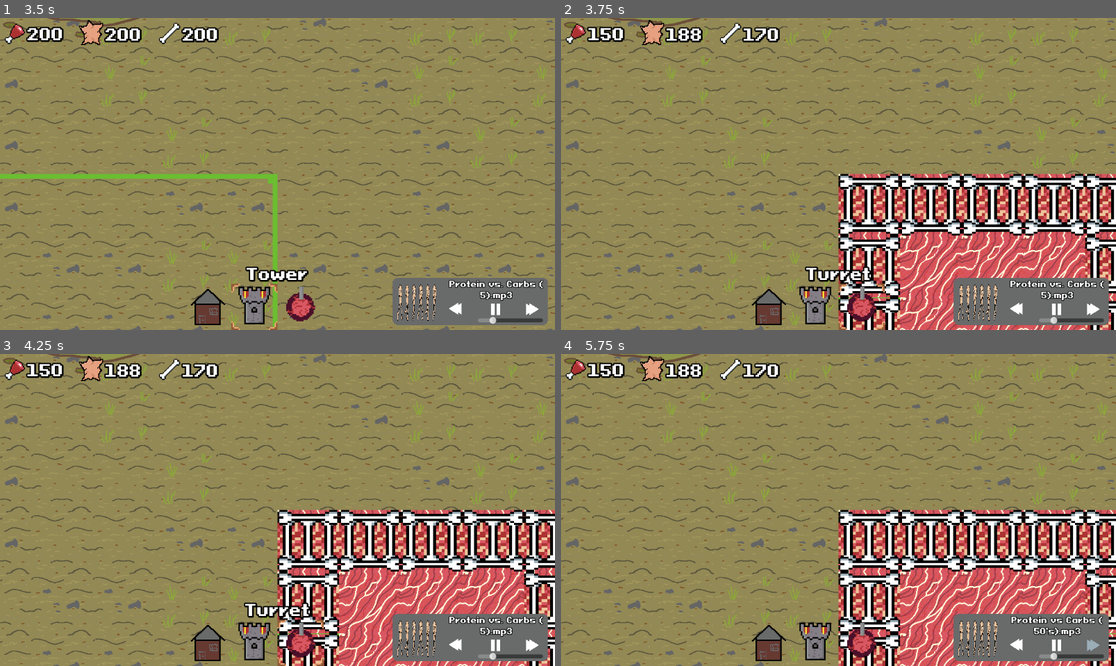
Above: before the commit, frames 1-4 (two rows, left to right).
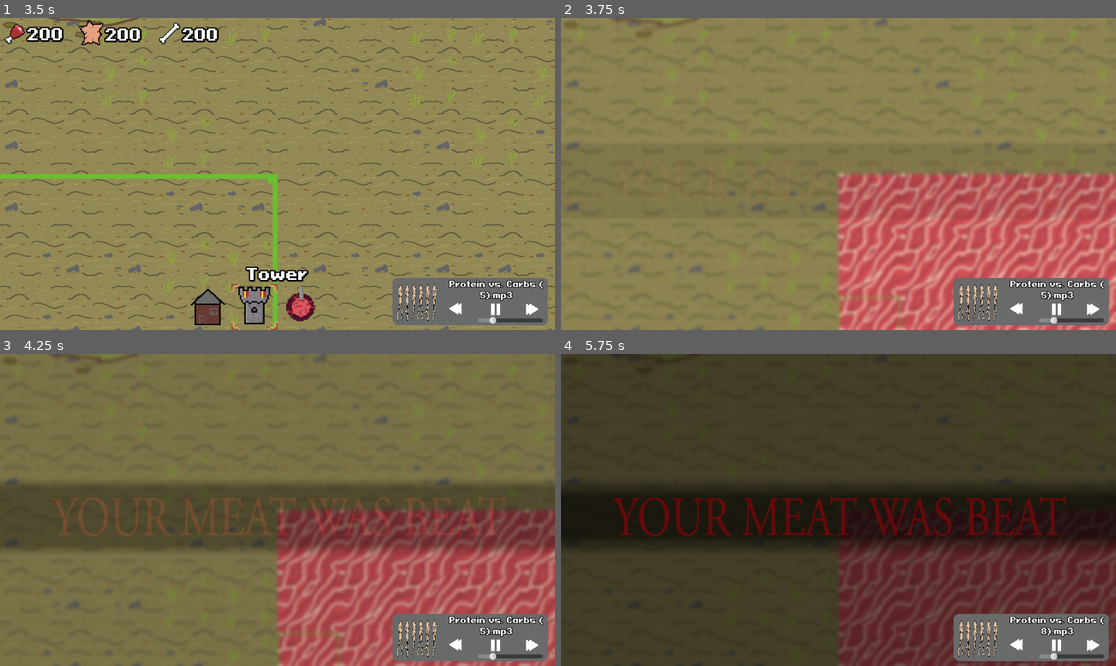
Above: after the commit, the same moments.

Repository: PhilipSBeck/Ludum-Dare-56
Game: Godot game, scene res://Levels/TitleScreen.tscn
Same seed, same stepped clock (60 frames per second), same inputs: the game is played once before the commit and once after it. Sound files missing from this copy of the repository are replaced by a short silence.
Inputs (mouse positions are in pixels of both pictures, inside the frame that each line leads up to):
- Up to frame 1 (3.5 s): click "Start" at 0.5 s; click (532, 308) at 1.25 s; click (532, 308) at 2 s; click (255, 308) at 2.75 s
- Up to frame 2 (3.75 s): click (860, 308) at 3.5 s
- Up to frame 3 (4.25 s): no input
- Up to frame 4 (5.75 s): click (1093, 644) at 4.25 s; click (1093, 644) at 5 s

Frame 1 is identical in both runs. In frame 2, 25% of the frame differs, in the area x 0-100%, y 0-100%; in frame 3, 80%; in frame 4, 96%.

Commit message:
New enemy. loading screen auto changes after 10 secs

Diff:
--- a/Art/Units/Enemies/EnemySpriteFrames.tres
+++ b/Art/Units/Enemies/EnemySpriteFrames.tres
@@ -1,7 +1,8 @@
-[gd_resource type="SpriteFrames" load_steps=7 format=3 uid="uid://brxkv2pvc2qhu"]
+[gd_resource type="SpriteFrames" load_steps=10 format=3 uid="uid://brxkv2pvc2qhu"]
 
 [ext_resource type="Texture2D" uid="uid://c4okcpbsryxyl" path="res://Art/Units/Enemies/Enemy1SpriteSheet-Sheet.png" id="1_qgeih"]
 [ext_resource type="Texture2D" uid="uid://vf82l3i27d3u" path="res://Art/Units/Enemies/Enemy2-Sheet.png" id="2_lev0v"]
+[ext_resource type="Texture2D" uid="uid://dmcw2lmof3hq1" path="res://Art/Units/Enemies/Enemy3-Sheet.png" id="3_13yhq"]
 
 [sub_resource type="AtlasTexture" id="AtlasTexture_krk1y"]
 atlas = ExtResource("1_qgeih")
@@ -17,6 +18,14 @@
 
 [sub_resource type="AtlasTexture" id="AtlasTexture_4hxhy"]
 atlas = ExtResource("2_lev0v")
+region = Rect2(128, 0, 128, 128)
+
+[sub_resource type="AtlasTexture" id="AtlasTexture_cgh0a"]
+atlas = ExtResource("3_13yhq")
+region = Rect2(0, 0, 128, 128)
+
+[sub_resource type="AtlasTexture" id="AtlasTexture_ubuc7"]
+atlas = ExtResource("3_13yhq")
 region = Rect2(128, 0, 128, 128)
 
 [resource]
@@ -42,4 +51,15 @@
 "loop": true,
 "name": &"Enemy2",
 "speed": 5.0
+}, {
+"frames": [{
+"duration": 1.0,
+"texture": SubResource("AtlasTexture_cgh0a")
+}, {
+"duration": 1.0,
+"texture": SubResource("AtlasTexture_ubuc7")
+}],
+"loop": true,
+"name": &"Enemy3",
+"speed": 5.0
 }]
--- a/Scripts/HUD/death_screen.gd
+++ b/Scripts/HUD/death_screen.gd
@@ -3,23 +3,26 @@
 var TITLE_SCREEN = preload("res://Levels/TitleScreen.tscn")
 var button_pressed = false
 
+var auto_transition_counter = 10.0
 var blur = 0;
 # Called when the node enters the scene tree for the first time.
 func _ready() -> void:
 	$YouDied.material.set("shader_param/opacity", blur)
 	$BlackBackground.material.set("shader_param/opacity", blur)
-	pass # Replace with function body.
-
 
 # Called every frame. 'delta' is the elapsed time since the previous frame.
 func _process(delta: float) -> void:
+	auto_transition_counter -= delta
+
 	blur += delta * 0.5
 	$YouDied.material.set("shader_param/opacity", blur)
 	$BlackBackground.material.set("shader_param/opacity", blur * 0.5)
 
-	if blur > 1 and !button_pressed:
-		if Input.is_anything_pressed():
-			for child in get_tree().root.get_children():
-				child.queue_free()
-			get_tree().root.add_child(TITLE_SCREEN.instantiate())
-			button_pressed = true
+	if (blur > 1 and !button_pressed and Input.is_anything_pressed()) or auto_transition_counter < 0:
+		back_to_title()
+
+func back_to_title():
+	for child in get_tree().root.get_children():
+		child.queue_free()
+	get_tree().root.add_child(TITLE_SCREEN.instantiate())
+	button_pressed = true
--- a/Scripts/Structures/Structure.gd
+++ b/Scripts/Structures/Structure.gd
@@ -1,7 +1,7 @@
 extends StaticBody2D
 
 @export var building_type = "Structure Name"
-@export var health = 100
+@export var health = 0
 const MAX_HEALTH = 100
 
 # Called when the node enters the scene tree for the first time.
--- a/Scripts/Units/Enemies/animated_sprite.gd
+++ b/Scripts/Units/Enemies/animated_sprite.gd
@@ -3,7 +3,7 @@
 
 # Called when the node enters the scene tree for the first time.
 func _ready() -> void:
-	set_animation("Enemy" + str(randi_range(1,2)))
+	set_animation("Enemy" + str(randi_range(1,3)))
 	$".".play()
 	pass # Replace with function body.
 
--- a/Unit/Enemy.tscn
+++ b/Unit/Enemy.tscn
@@ -24,7 +24,8 @@
 [node name="AnimatedSprite2D" type="AnimatedSprite2D" parent="."]
 scale = Vector2(0.3, 0.3)
 sprite_frames = ExtResource("2_smxok")
-animation = &"Enemy2"
+animation = &"Enemy3"
+frame_progress = 0.191317
 script = ExtResource("3_qh4b0")
 
 [node name="CollisionShape2D" type="CollisionShape2D" parent="."]
Binary file added: Art/Units/Enemies/Enemy3-Sheet.png
Not shown, added: Art/Units/Enemies/Enemy3-Sheet.png.import
Not shown: 1 places in Structures/Walls/MeatWall.tscn that only renumber resources
Not shown: 1 places in Unit/Enemy.tscn that only renumber resources
